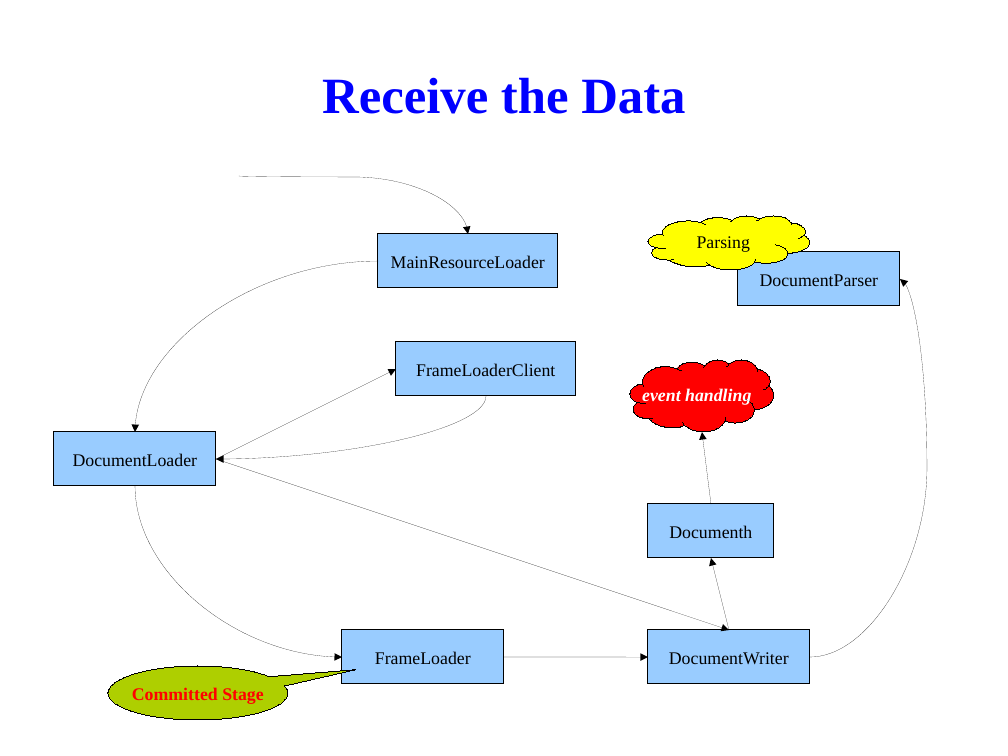
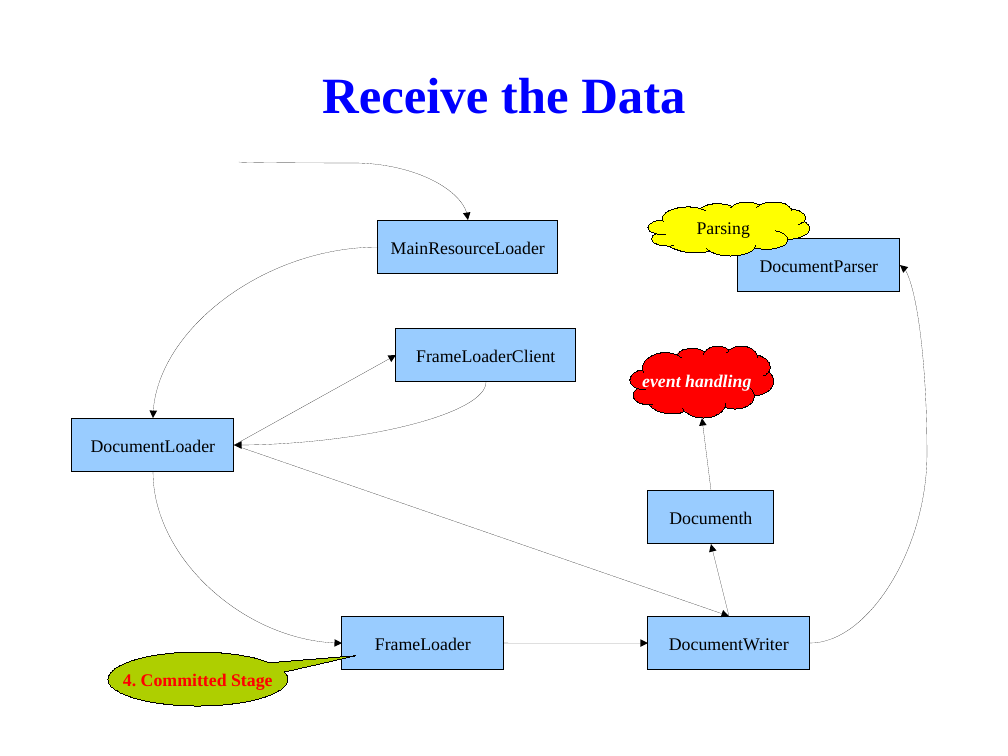
Before and after one commit to tsaicw/browser_research, a slide deck: slide 48 of WebKit/WebKit.odp (slide 47 before the commit). Drawn at 1008x756 pixels with LibreOffice and Linux fonts; fonts in the diff are those of the drawing; background and template pictures are left out. Boxes give left, top, right and bottom in pixels: in the first picture for what was removed or moved away, otherwise in the second. Text is boxed around its words. In the diff, an @@ line names an element or a change of style, - is before the commit and + after.

```diff
--- a/WebKit/WebKit.odp
+++ b/WebKit/WebKit.odp
@@ curved arrow moved from (378, 261) - (135, 432) to (378, 247) - (153, 418) @@
@@ arrow moved from (216, 459) - (396, 370) to (234, 445) - (396, 355) @@
@@ curved arrow moved from (487, 396) - (216, 459) to (487, 382) - (234, 445) @@
@@ rectangle "DocumentLoader" moved from (x1=54, y1=432, x2=216, y2=486) to (x1=72, y1=418, x2=234, y2=472) @@
@@ arrow moved from (216, 459) - (729, 630) to (234, 445) - (729, 617) @@
@@ curved arrow moved from (135, 486) - (342, 658) to (153, 472) - (342, 643) @@
@@ 6 rectangles, 3 arrows, 2 freeform shapes, 2 curved arrows, 1 speech bubble moved together from (x1=108, y1=176, x2=928, y2=720) to (x1=108, y1=162, x2=928, y2=706) @@
@@ text in speech bubble at (x1=123, y1=673, x2=273, y2=690): text changed @@
-Committed Stage
+4. Committed Stage
```
Also in this commit, not shown: 11 other slides changed, 2 slides added, 1 slide removed.
